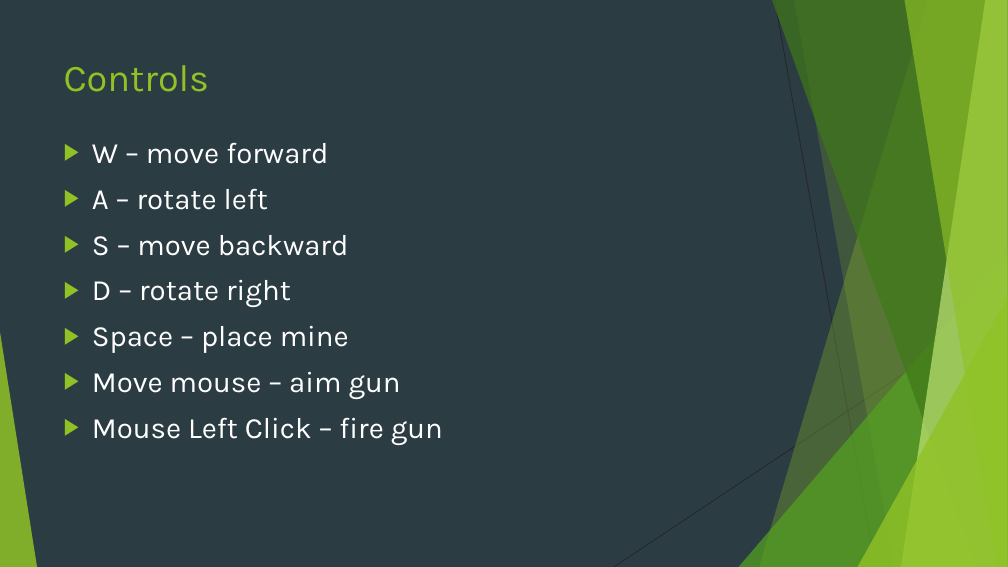
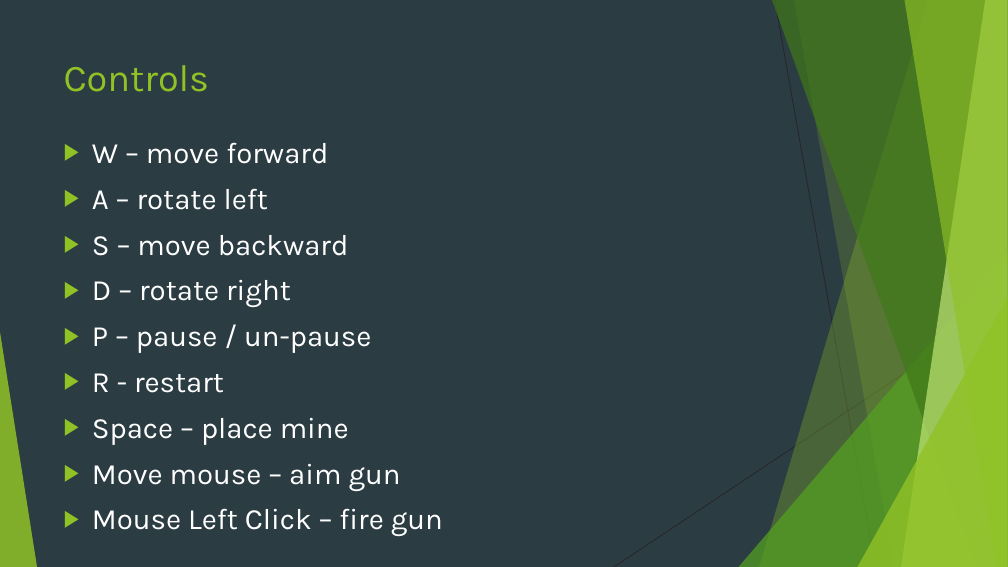
Before and after one commit to goldsteinmt/Tanks, a slide deck: slide 3 of FinalPresentation.pptx. Drawn at 1008x567 pixels with LibreOffice and Linux fonts; fonts in the diff are those of the drawing. Boxes give left, top, right and bottom in pixels: in the first picture for what was removed or moved away, otherwise in the second. Text is boxed around its words. In the diff, an @@ line names an element or a change of style, - is before the commit and + after.

Commit message:
Matt056
More presentation work, changed color of paused image, centered paused
image

```diff
--- a/FinalPresentation.pptx
+++ b/FinalPresentation.pptx
@@ text at (92,327,371,393): paragraphs added @@
+▶ P – pause / un-pause
+▶ R - restart
```
Also in this commit, not shown: 2 other slides changed, 2 other files.
